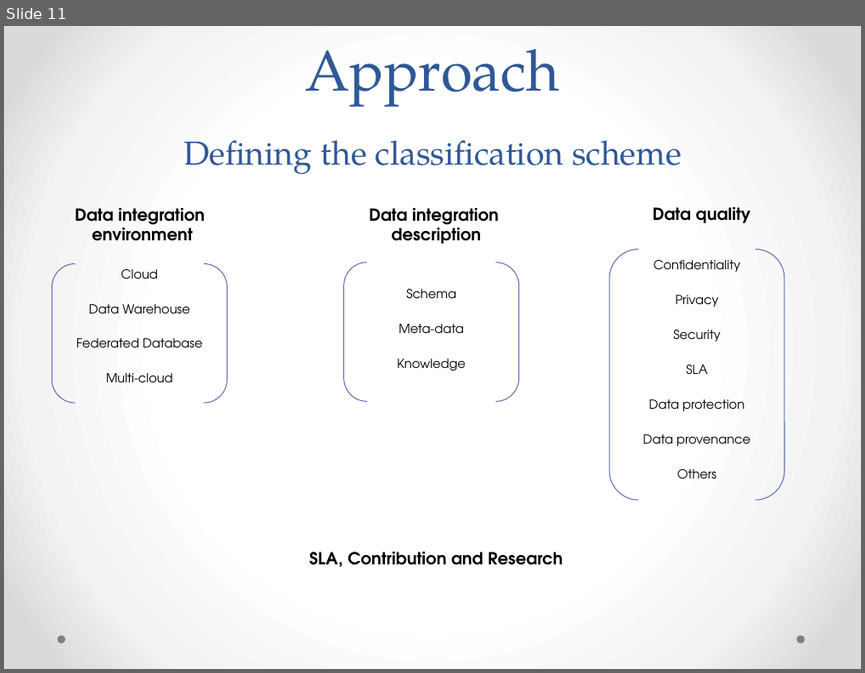
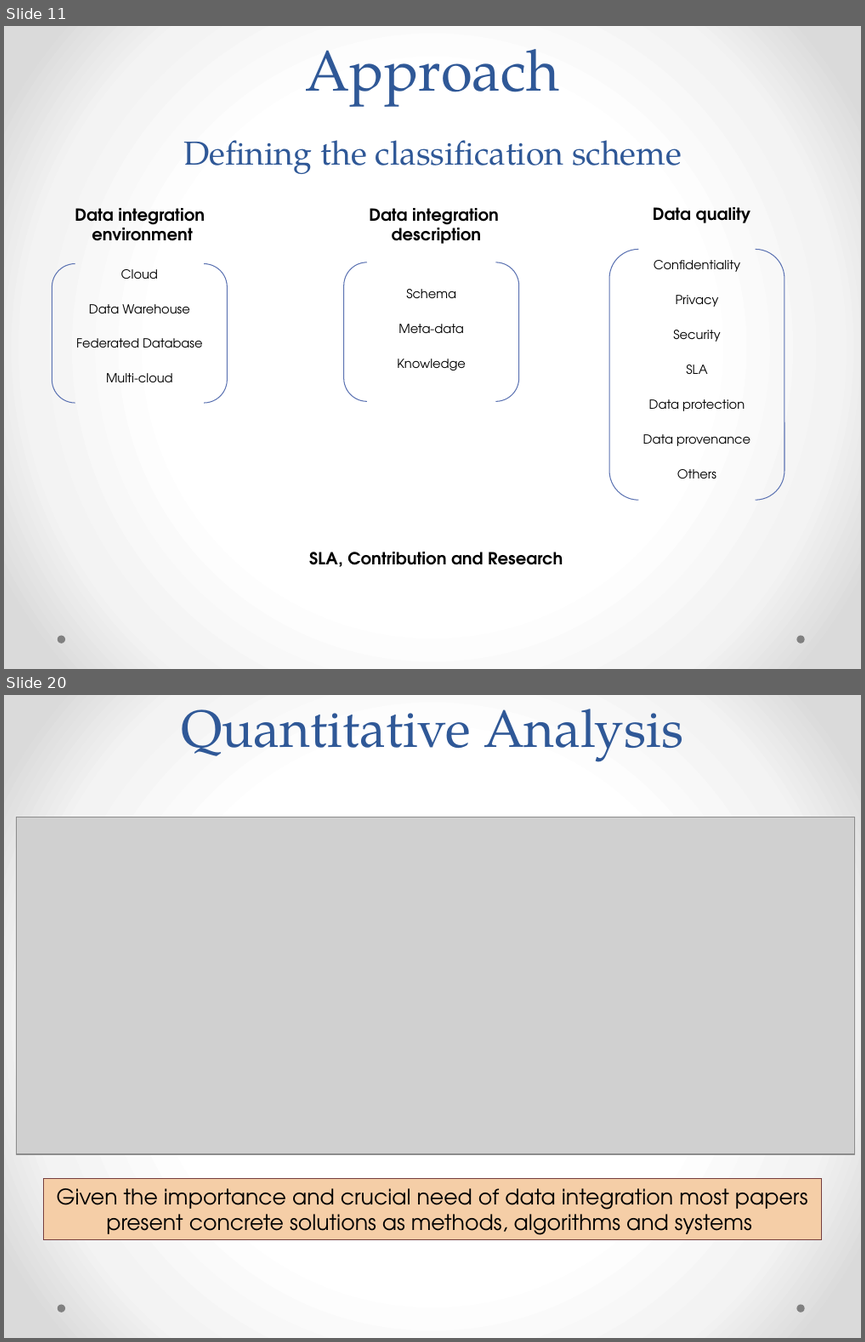
Before and after one commit to danielboni/DanielCarvalho-PhD, a slide deck: Presentations/DEXA 2015 Presentation.pptx. Shown one above the other, each under a label of ours: slide 11 before the commit, slides 11 and 20 after it; the slides between them are not shown. The pictures are 865x673 and 865x1342 pixels, drawn with LibreOffice and Linux fonts; fonts in the diff are those of the drawing; grey boxes stand for pictures. Boxes give left, top, right and bottom in pixels: in the first picture for what was removed or moved away, otherwise in the second. Text is boxed around its words. In the diff, an @@ line names an element or a change of style, - is before the commit and + after.

```diff
--- a/Presentations/DEXA 2015 Presentation.pptx
+++ b/Presentations/DEXA 2015 Presentation.pptx
@@ slide 20 added at <box>4,695,861,1338</box>, background gradient #FFFFFF to #F4F4F4 to #DADADA; not listed: 2 template elements that a slide beside it also shows @@
@@ title added at <box>181,709,683,762</box>, 44 pt, text #2F5897 @@
+Quantitative Analysis
@@ picture added at <box>16,817,854,1154</box> @@
@@ rectangle added at <box>43,1179,822,1239</box>, fill #F5CEA7, outline #753D3D 0.75 pt, 18 pt, text #000000 @@
+Given the importance and crucial need of data integration most papers
+present concrete solutions as methods, algorithms and systems
```
Also in this commit, not shown: 2 slides changed, 9 other slides added, 4 slides removed.
